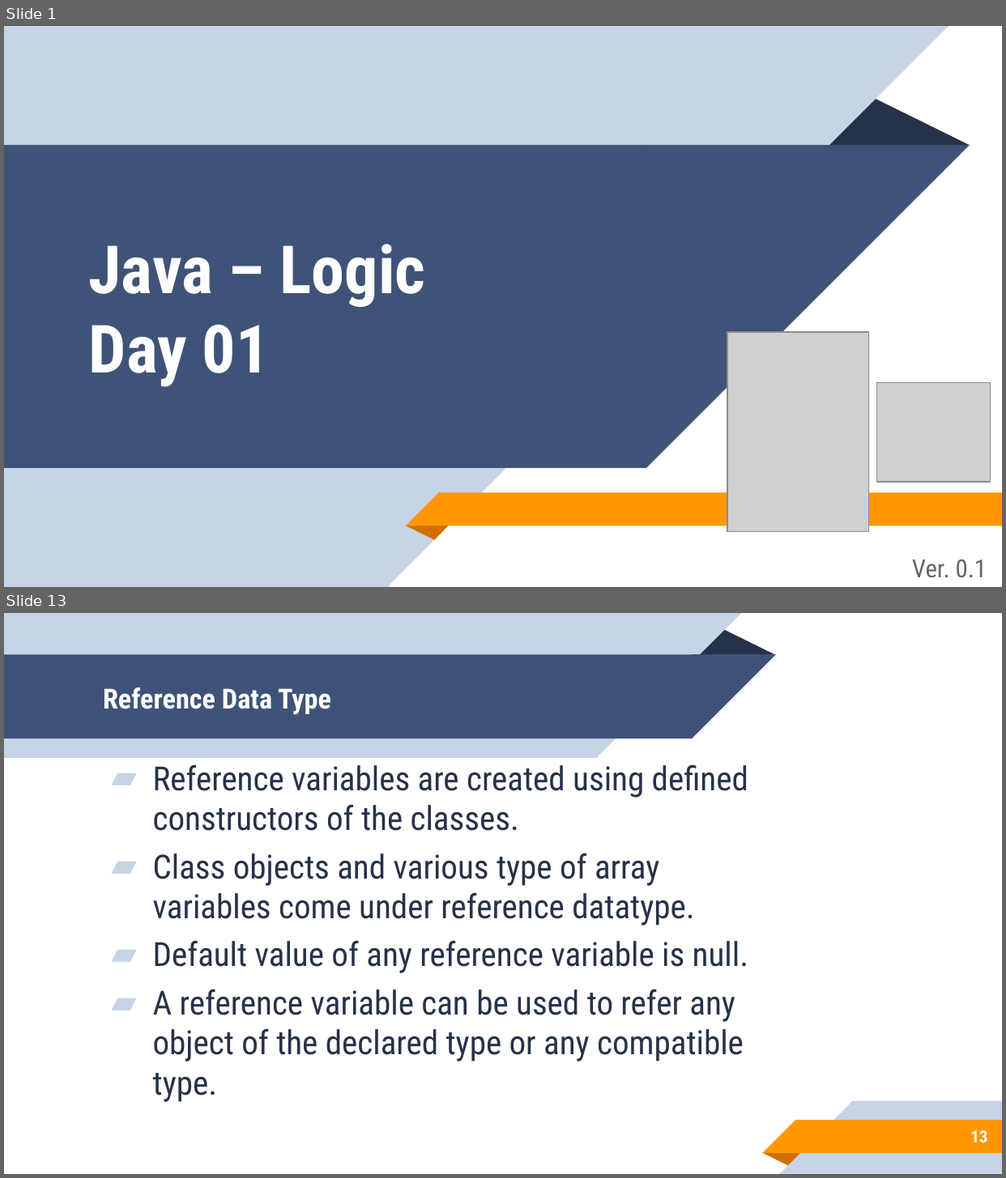
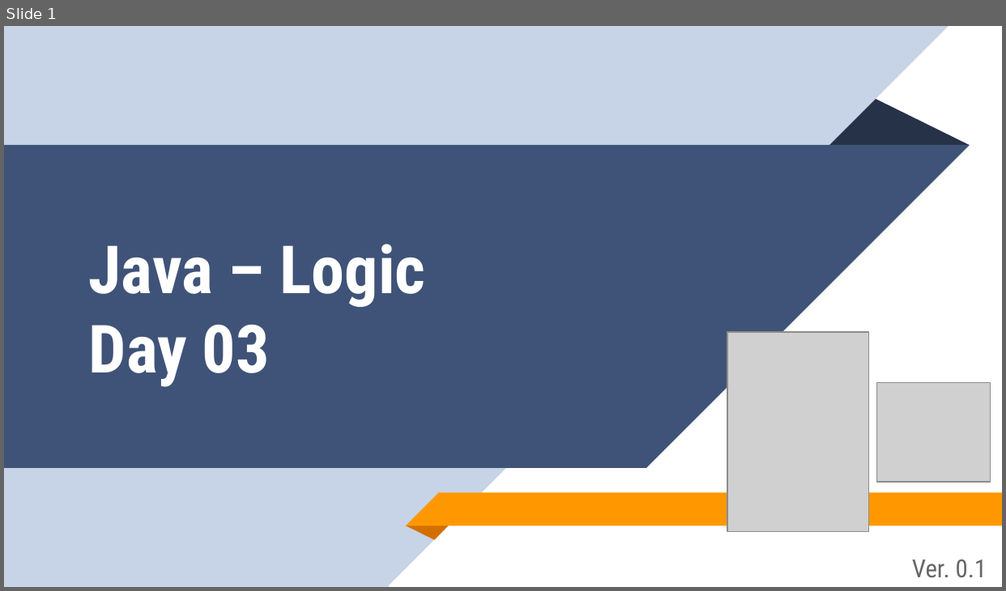
Before and after one commit to aronipurwanto/materi-xa, a slide deck: java-logic/Slide-Java-Logic-03.pptx. Shown one above the other, each under a label of ours: slides 1 and 13 before the commit, slide 1 after it; the slides between them are not shown. The pictures are 1006x1178 and 1006x591 pixels, drawn with LibreOffice and Linux fonts; fonts in the diff are those of the drawing; grey boxes stand for pictures. Boxes give left, top, right and bottom in pixels: in the first picture for what was removed or moved away, otherwise in the second. Text is boxed around its words. In the diff, an @@ line names an element or a change of style, - is before the commit and + after.

Commit message:
add java and dotnet sab

```diff
--- a/java-logic/Slide-Java-Logic-03.pptx
+++ b/java-logic/Slide-Java-Logic-03.pptx
@@ slide 13 removed at box(4, 613, 1002, 1174), background #FFFFFF @@
@@ group removed at box(4, 613, 775, 758): 2 rectangles, 2 right triangles, 1 triangle @@
@@ title removed at box(103, 688, 331, 715) @@
-Reference Data Type
@@ text removed at box(153, 764, 748, 1102) @@
-▰ Reference variables are created using defined constructors of the classes.
-▰ Class objects and various type of array variables come under reference datatype.
-▰ Default value of any reference variable is null.
-▰ A reference variable can be used to refer any object of the declared type or any compatible type.
@@ group removed at box(762, 1101, 1002, 1174): 2 rectangles, 2 right triangles, 1 triangle @@
@@ page number removed at box(971, 1131, 988, 1144) @@
-13
@@ slide 1 changed as well @@
@@ title at box(89, 244, 426, 387): text changed @@
-Java – Logic
-Day 01
+Java – Logic
+Day 03
```
Also in this commit, not shown: 2 other slides changed, 48 other slides removed, 3 other files.
